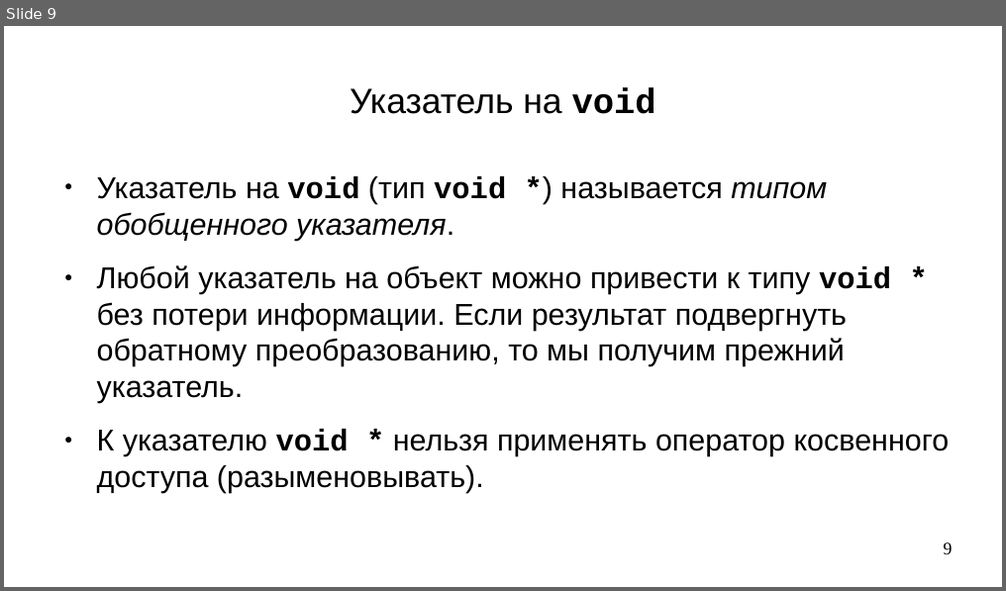
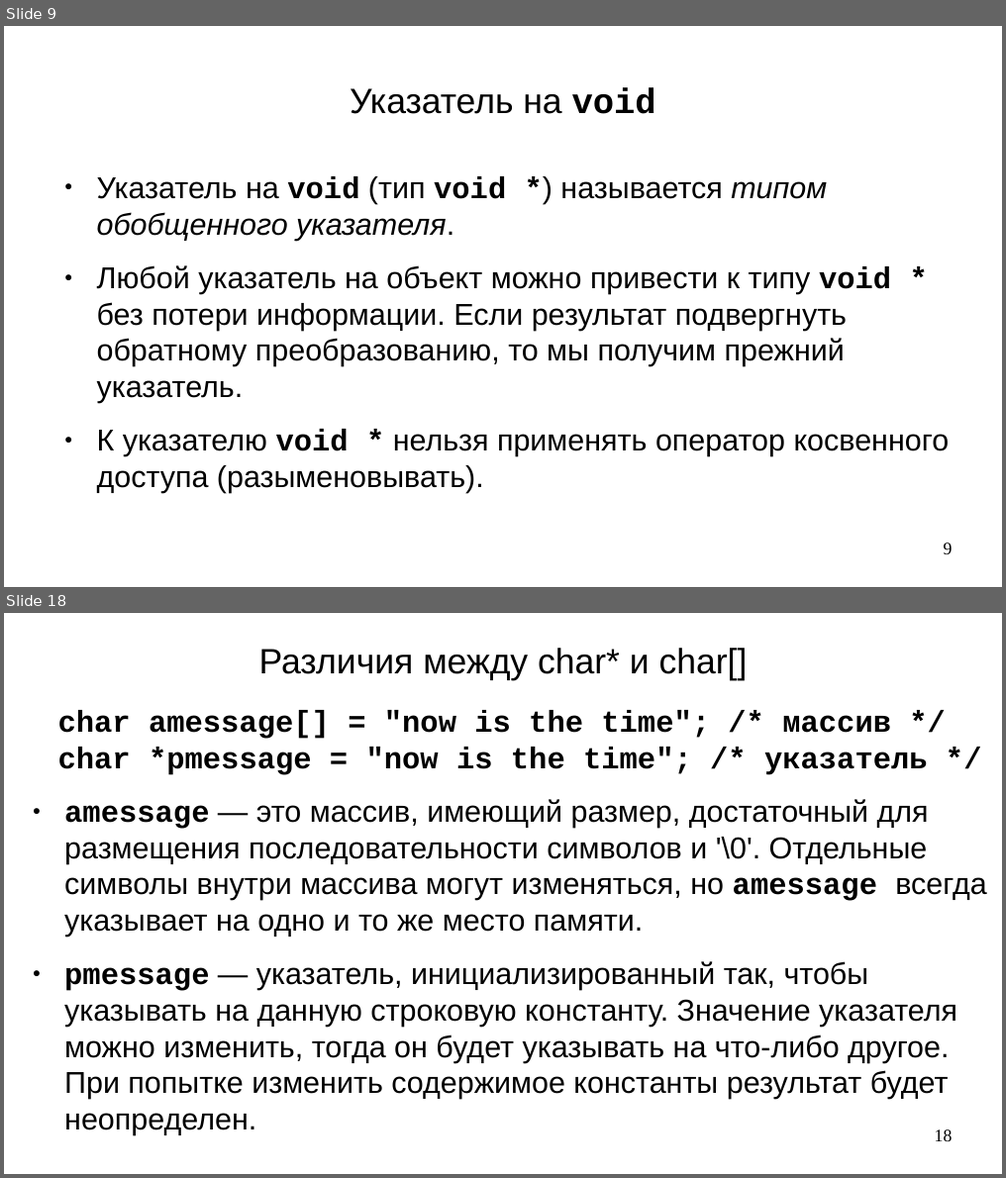
Before and after one commit to steelcraft/stud-lab, a slide deck: Лекции/CBCP01#L5.odp. Shown one above the other, each under a label of ours: slide 9 before the commit, slides 9 and 18 after it; the slides between them are not shown. The pictures are 1006x591 and 1006x1178 pixels, drawn with LibreOffice and Linux fonts; fonts in the diff are those of the drawing. Boxes give left, top, right and bottom in pixels: in the first picture for what was removed or moved away, otherwise in the second. Text is boxed around its words. In the diff, an @@ line names an element or a change of style, - is before the commit and + after.

```diff
--- a/Лекции/CBCP01#L5.odp
+++ b/Лекции/CBCP01#L5.odp
@@ slide 18 added at (4,613,1002,1174), background #FFFFFF @@
@@ title added at (259,648,747,680), 28 pt, text #000000 @@
+Различия между char* и char[]
@@ text added at (58,710,987,1136), 24 pt, text #000000 @@
+char amessage[] = "now is the time"; /* массив */
+char *pmessage = "now is the time"; /* указатель */
+● amessage — это массив, имеющий размер, достаточный для размещения последовательности символов и '\0'. Отдельные символы внутри массива могут изменяться, но amessage всегда указывает на одно и то же место памяти.
+● pmessage — указатель, инициализированный так, чтобы указывать на данную строковую константу. Значение указателя можно изменить, тогда он будет указывать на что-либо другое. При попытке изменить содержимое константы результат будет неопределен.
@@ page number added at (935,1130,952,1142), 14 pt, text #000000 @@
+18
```
Also in this commit, not shown: 8 other slides added, 10 slides removed.
